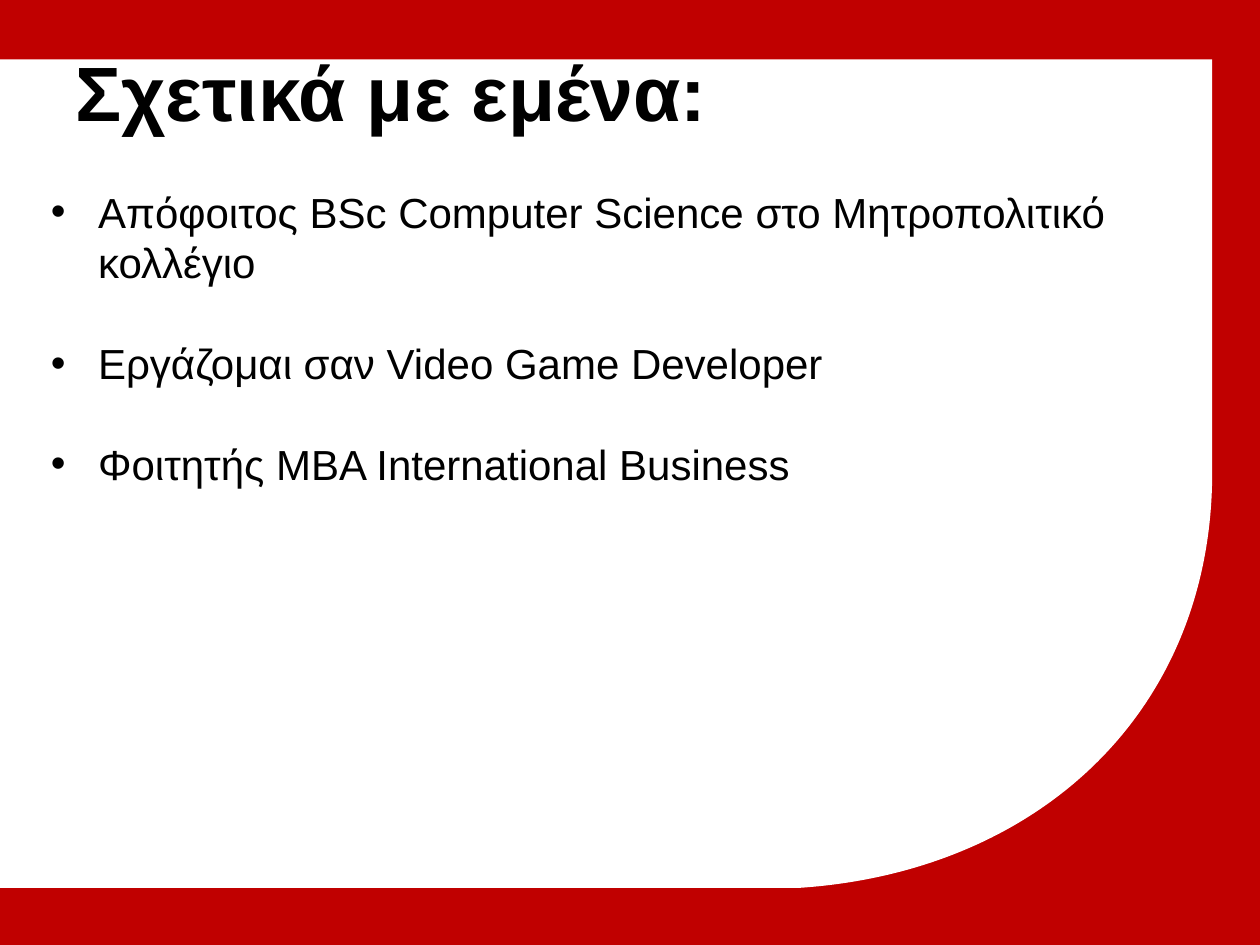
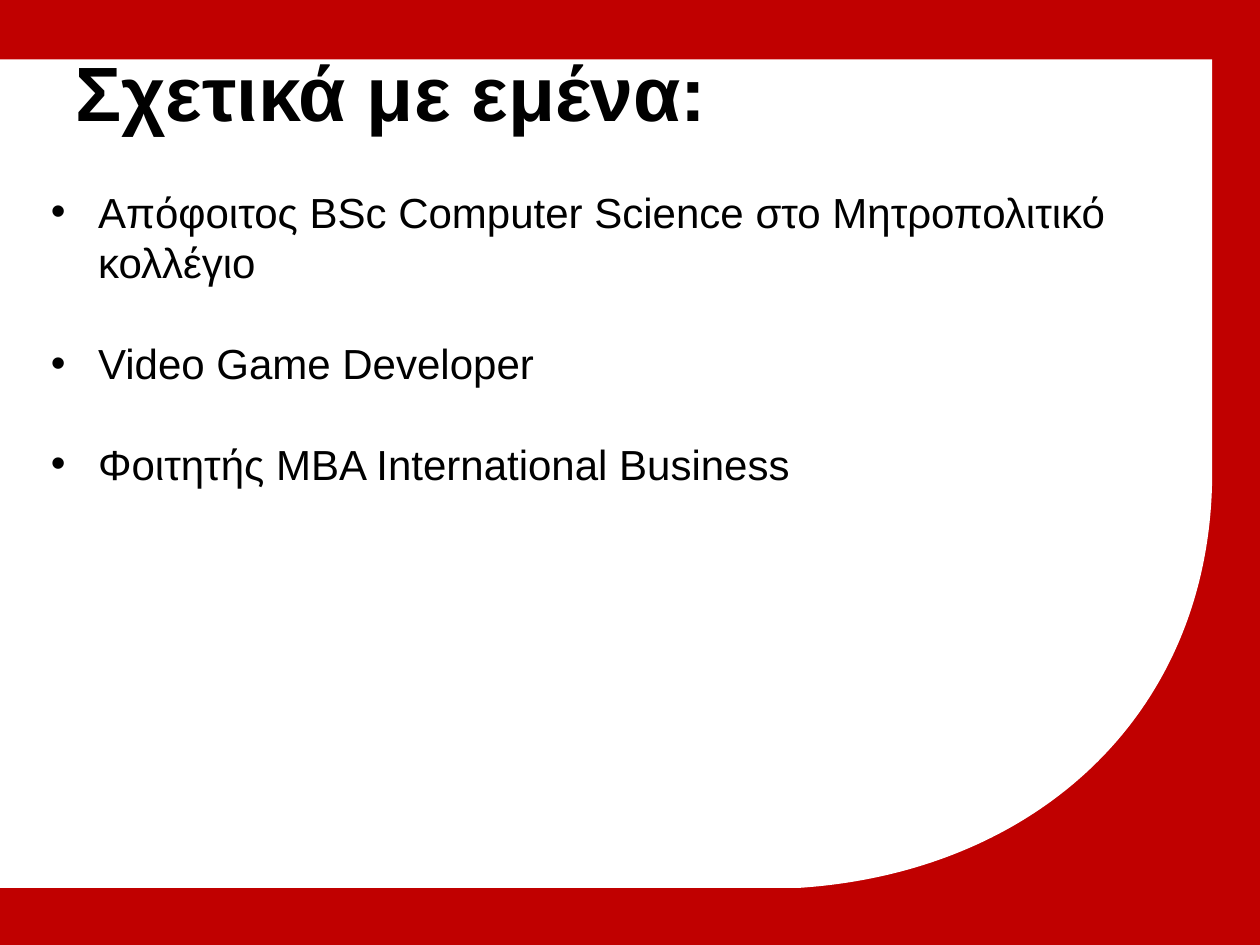
Before and after one commit to michailmarkou1995/MBA, a slide deck: slide 2 of Spiritual Wellbeing IV Professional Development and Applied Research/Μητροπολιτικό Κολλέγιο_ΣΕΚΦ[Μιχαηλ Μαρκου] IT in Global Business.pptx. Drawn at 1260x945 pixels with LibreOffice and Linux fonts; fonts in the diff are those of the drawing; background and template pictures are left out. Boxes give left, top, right and bottom in pixels: in the first picture for what was removed or moved away, otherwise in the second. Text is boxed around its words. In the diff, an @@ line names an element or a change of style, - is before the commit and + after.

```diff
--- a/Spiritual Wellbeing IV Professional Development and Applied Research/Μητροπολιτικό Κολλέγιο_ΣΕΚΦ[Μιχαηλ Μαρκου] IT in Global Business.pptx
+++ b/Spiritual Wellbeing IV Professional Development and Applied Research/Μητροπολιτικό Κολλέγιο_ΣΕΚΦ[Μιχαηλ Μαρκου] IT in Global Business.pptx
@@ text at box(98, 348, 533, 387): text changed @@
-• Εργάζομαι σαν Video Game Developer
+• Video Game Developer
```
Also in this commit, not shown: 2 other slides changed, 3 slides added.
